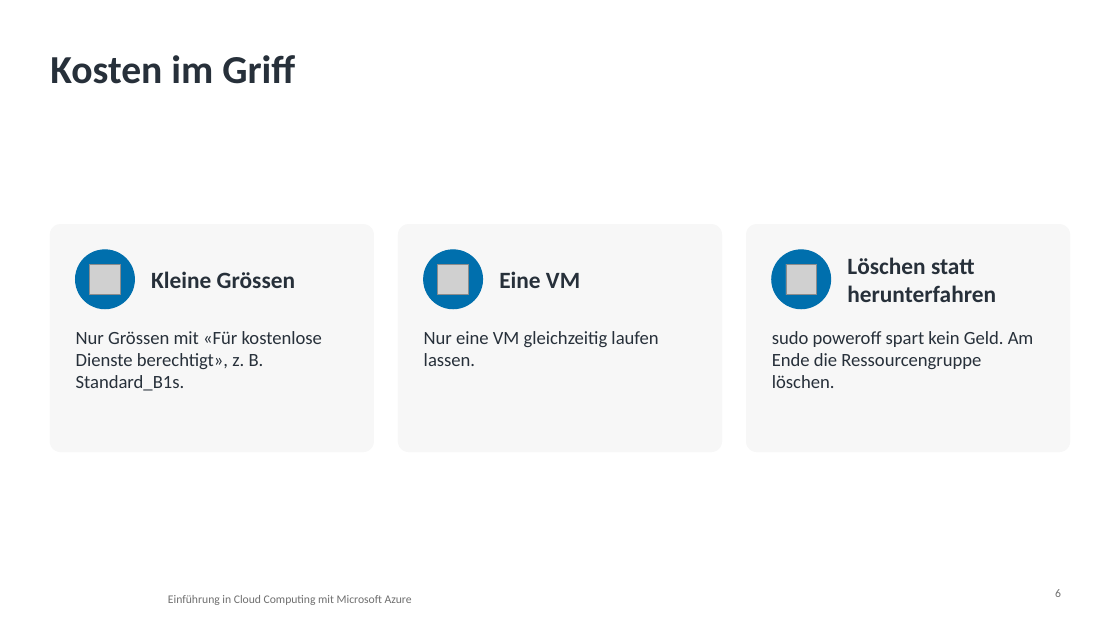
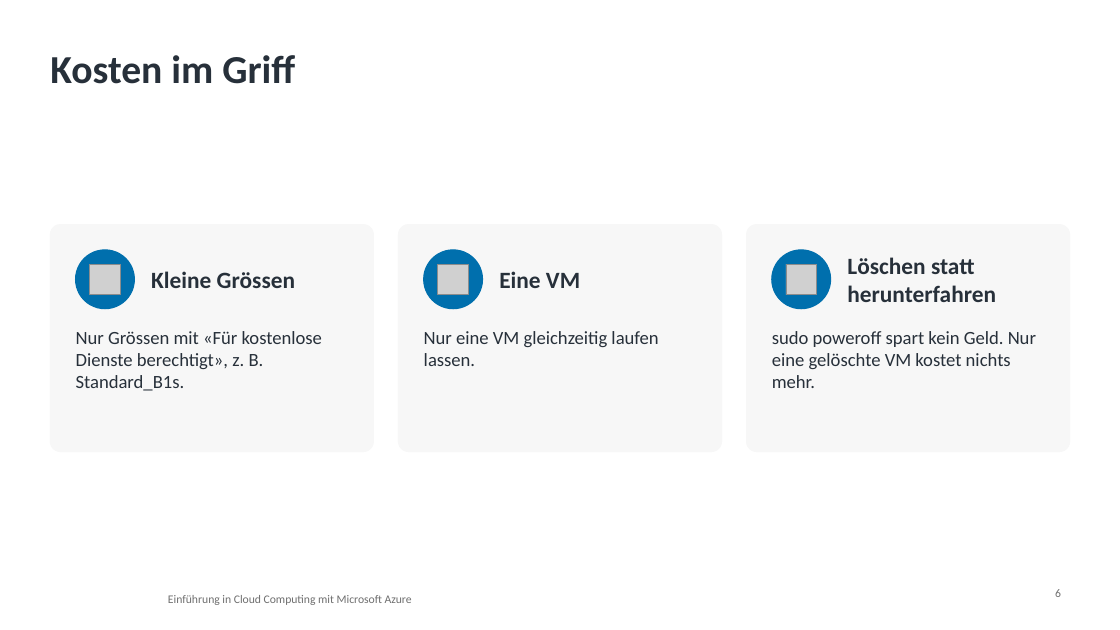
Before and after one commit to pat-teacher/azure-basics-training, a slide deck: slide 6 of praesentationen/tag-3-compute-und-storage.pptx. Drawn at 1120x630 pixels with LibreOffice and Linux fonts; fonts in the diff are those of the drawing; grey boxes stand for pictures; background and template pictures are left out. Boxes give left, top, right and bottom in pixels: in the first picture for what was removed or moved away, otherwise in the second. Text is boxed around its words. In the diff, an @@ line names an element or a change of style, - is before the commit and + after.

```diff
--- a/praesentationen/tag-3-compute-und-storage.pptx
+++ b/praesentationen/tag-3-compute-und-storage.pptx
@@ text at box(772, 331, 1036, 388): text changed @@
-sudo poweroff spart kein Geld. Am Ende die Ressourcengruppe löschen.
+sudo poweroff spart kein Geld. Nur eine gelöschte VM kostet nichts mehr.
```
Also in this commit, not shown: 2 other slides changed, 16 other files.
